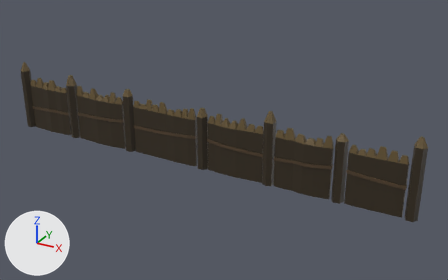
Two versions of the FBX model SourceAssets/Palisades/PalisadeComplete.fbx, one commit apart.
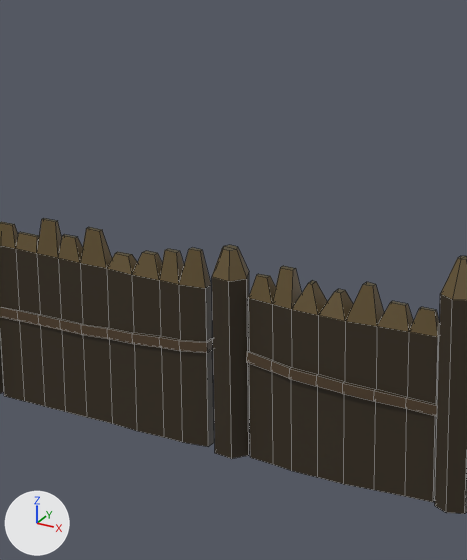
Each version appears first whole from a 50 mm camera at (3.2, -0.99, 2.93) aimed at (0.35, 4.19, 0.34), and next in a close-up on the part from 30% to 61% of the width and 13% to 71% of the height. Arrows for +X, +Y and +Z are at lower left; the lights stay in place. The first two pictures are the older version. The close-ups show mesh edges as thin lines.

Names of what the first close-up shows: 'PalisadeComplete'.
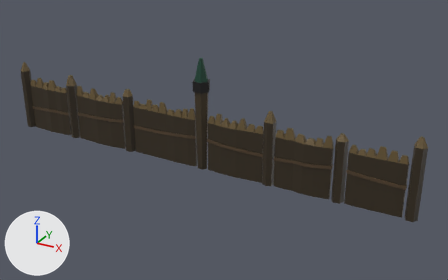
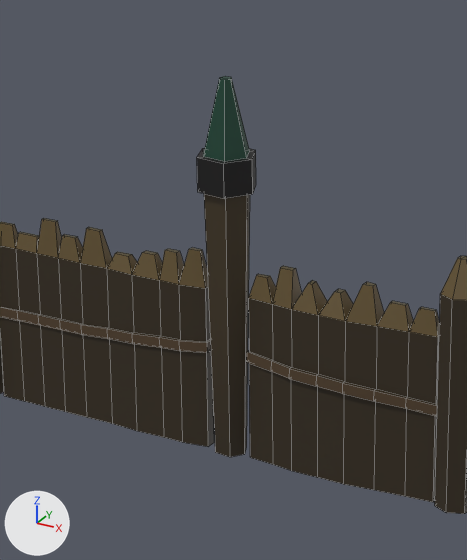
What differs and where, as boxes (x1, y1, x2, y2) in the close-ups (467 x 560 px):
'PalisadeComplete', reshaped: before (0, 218, 467, 514); after (0, 76, 467, 514)
part 1 of me_cylinder_014, built on: before (212, 245, 250, 459); after (197, 76, 256, 457)

Patch to the scene script:
```diff
--- a/SourceAssets/Palisades/PalisadeComplete.fbx.py
+++ b/SourceAssets/Palisades/PalisadeComplete.fbx.py
@@ mat_emissive @@
+mat_emissive = principled_material('Emissive')
+mat_emissive.texture = img_colorpalette_png
@@ me_cylinder_014 @@
 # used by ob_palisadecomplete; location = (0.0, 0.0, 0.0)
-me_cylinder_014.from_pydata(...)  # 854 vertices, 773 faces; spans x -2.38..2.38, y 4.07..4.19, z 0.0..0.81
+me_cylinder_014.from_pydata(...)  # 872 vertices, 791 faces; spans x -2.38..2.38, y 4.05..4.21, z 0.0..1.2
+# me_cylinder_014 part 1
+# 16 vertices are removed from x 0.09..0.19, y 4.08..4.18, z 0.0..0.68
+# 14 faces are deleted
+# 1 vertex moves from x 0.07, y 4.14, z 0.59 to x 0.05, y 4.14, z 0.86
+# 28 vertices are added at x 0.03..0.21, y 4.05..4.21, z 0.0..1.2
+# 6 new vertices lie (0.0, 0.0, 0.11) away from vertices in x 0.03..0.21, y 4.05..4.21, z 0.86
+# 24 new faces join them, mat_material_002 (picture img_colorpalette_png)
+# 8 new faces join them, mat_emissive (picture img_colorpalette_png)
+# other edits to the shape of me_cylinder_014 do not show in these pictures
 me_cylinder_014.materials.append(mat_material_002)
+me_cylinder_014.materials.append(mat_emissive)  # picture img_colorpalette_png
```
